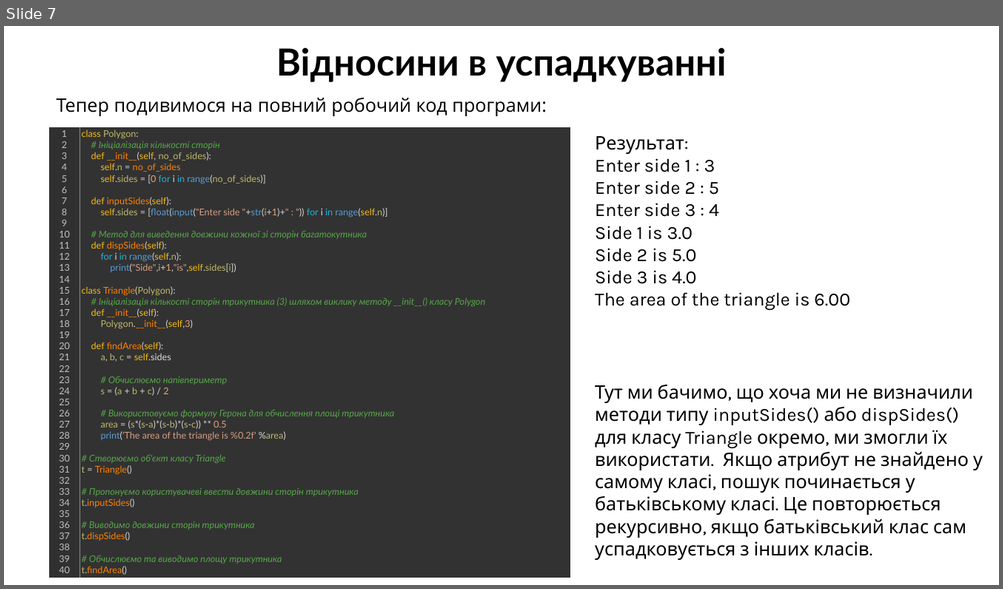
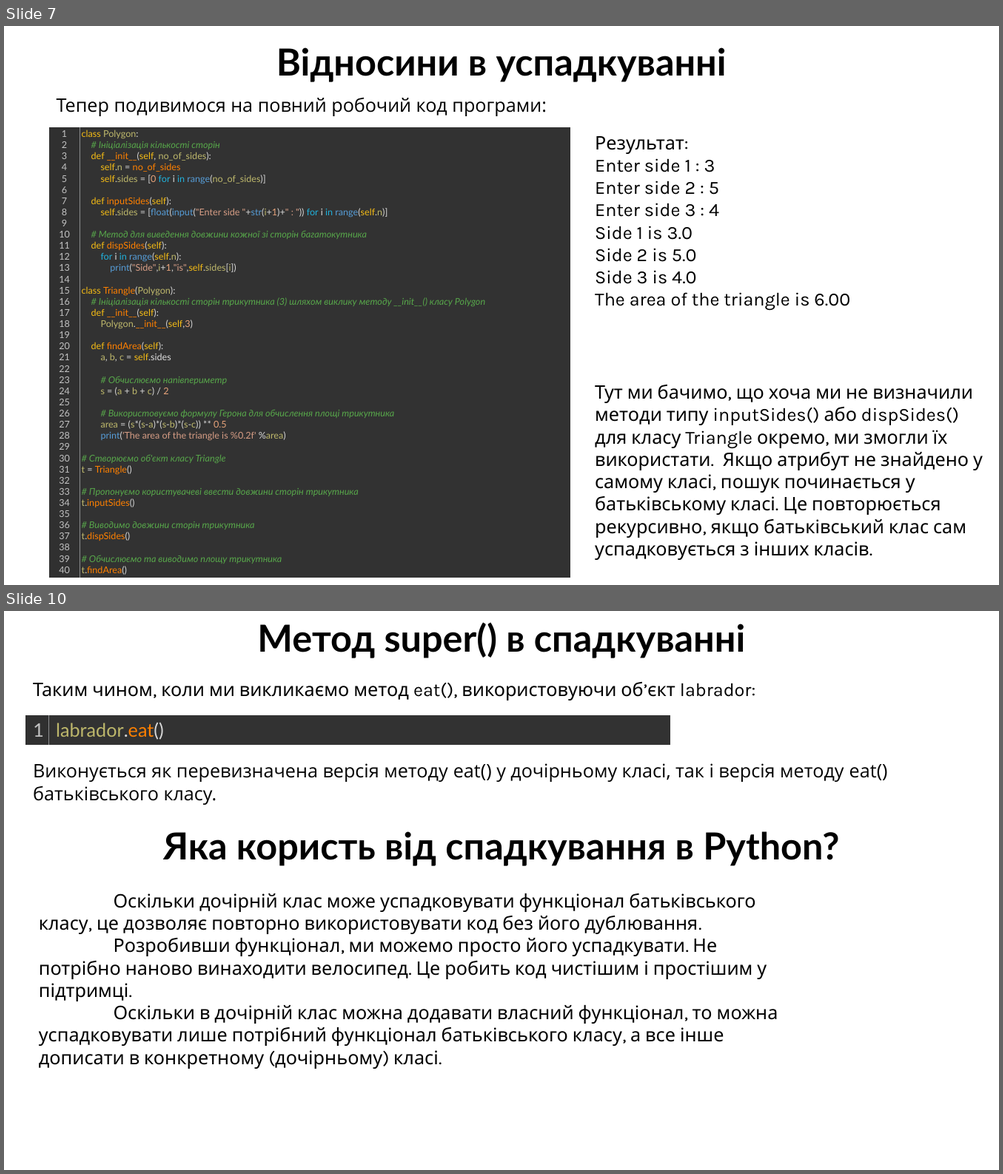
Before and after one commit to arg3ntuum/PythonCourse, a slide deck: Python Урок 18 Спадкування.pptx. Shown one above the other, each under a label of ours: slide 7 before the commit, slides 7 and 10 after it; the slides between them are not shown. The pictures are 1003x589 and 1003x1174 pixels, drawn with LibreOffice and Linux fonts; fonts in the diff are those of the drawing. Boxes give left, top, right and bottom in pixels: in the first picture for what was removed or moved away, otherwise in the second. Text is boxed around its words. In the diff, an @@ line names an element or a change of style, - is before the commit and + after.

```diff
--- a/Python Урок 18 Спадкування.pptx
+++ b/Python Урок 18 Спадкування.pptx
@@ slide 10 added at (x1=4, y1=611, x2=999, y2=1170), background #FFFFFF @@
@@ text added at (x1=257, y1=622, x2=745, y2=658), 36 pt, text #000000, bold @@
+Метод super() в спадкуванні
@@ text added at (x1=33, y1=681, x2=755, y2=701), 18 pt, text #000000 @@
+Таким чином, коли ми викликаємо метод eat(), використовуючи об’єкт labrador:
@@ table added at (x1=25, y1=715, x2=670, y2=745), 1 rows, 2 columns @@
+1 | labrador.eat()
@@ text added at (x1=33, y1=763, x2=888, y2=805), 18 pt, text #000000 @@
+Виконується як перевизначена версія методу eat() у дочірньому класі, так і версія методу eat() батьківського класу.
@@ text added at (x1=163, y1=832, x2=839, y2=866), 36 pt, text #000000, bold @@
+Яка користь від спадкування в Python?
@@ text added at (x1=39, y1=894, x2=778, y2=1046), 18 pt, text #000000 @@
+Оскільки дочірній клас може успадковувати функціонал батьківського класу, це дозволяє повторно використовувати код без його дублювання.
+Розробивши функціонал, ми можемо просто його успадкувати. Не потрібно наново винаходити велосипед. Це робить код чистішим і простішим у підтримці.
+Оскільки в дочірній клас можна додавати власний функціонал, то можна успадковувати лише потрібний функціонал батьківського класу, а все інше дописати в конкретному (дочірньому) класі.
```
Also in this commit, not shown: 1 slide changed, 6 other slides added, 6 other files.
